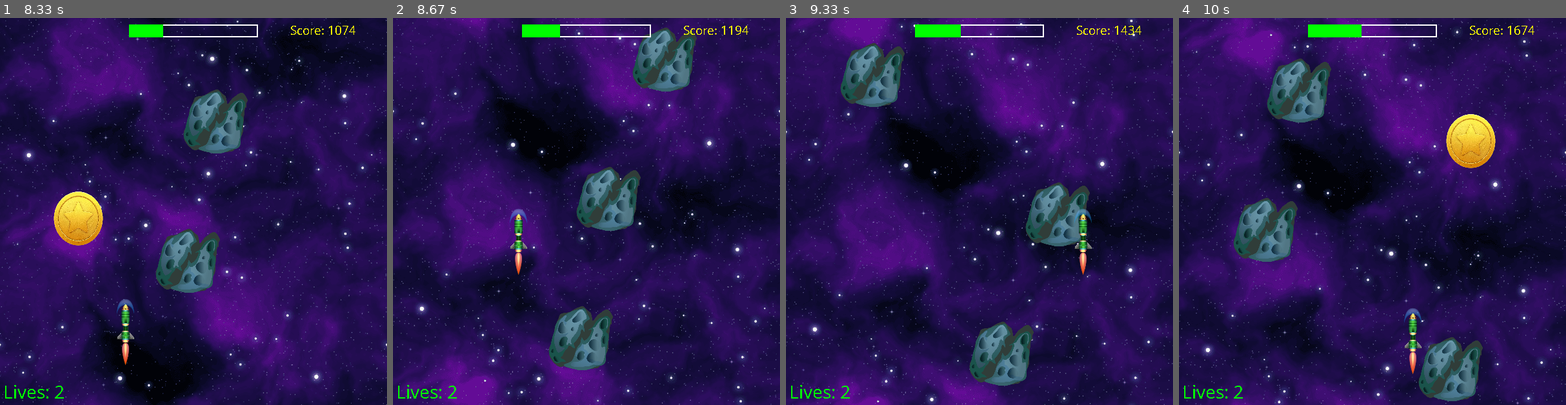
Above: before the commit, frames 1-4 (left to right).
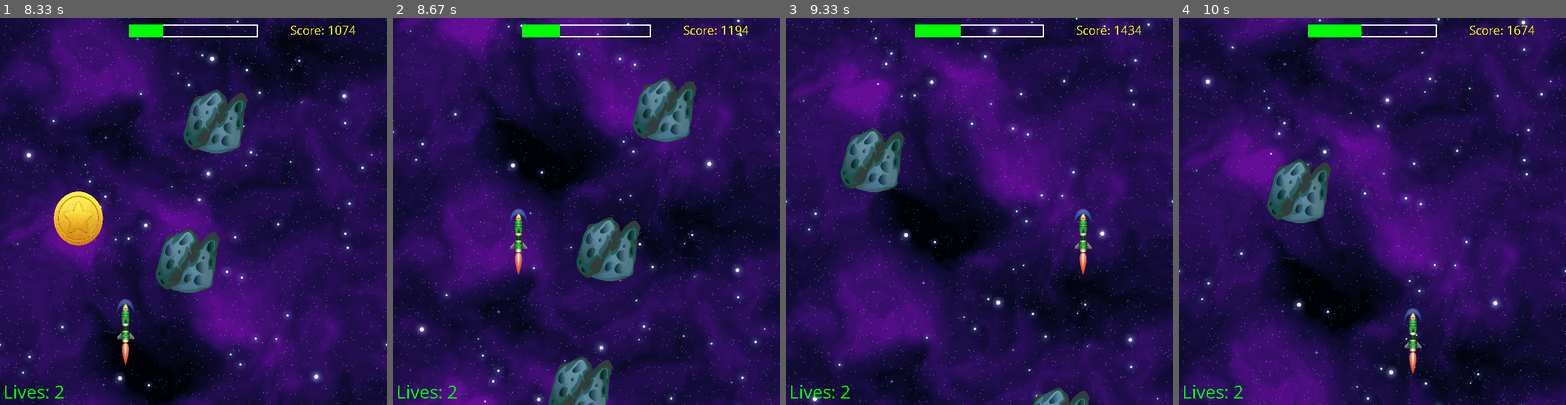
Above: after the commit, the same moments.

Repository: AndrewFagan04/CS_370_AwexomeCross
Game: pygame game, started from Cycle_2/main.py
Two runs of this game, one before a commit and one after it. Both use one fixed random seed, a clock stepped at 60 frames per second and the inputs below.
Inputs:
- Up to frame 1 (8.33 s): click "Play" at 0.38 s; hold D 0.67-1.13 s; hold W 1.17-1.47 s; hold D 1.5-1.97 s; hold A 2-2.53 s; hold S 2.57-2.87 s; hold A 2.9-3.3 s; hold W 3.33-3.7 s; hold D 3.73-4.37 s; hold S 4.4-4.77 s; hold A 4.8-5.27 s; click "Try again" at 5.35 s; hold D 5.63-6.1 s; hold W 6.13-6.43 s; hold D 6.47-6.93 s; hold A 6.97-7.5 s; hold S 7.53-7.83 s; hold A 7.87-8.27 s; hold W from 8.3 s (still down)
- Up to frame 2 (8.67 s): keep holding W
- Up to frame 3 (9.33 s): release W at 8.67 s; hold D from 8.7 s (still down)
- Up to frame 4 (10 s): release D at 9.33 s; hold S 9.37-9.73 s; hold A from 9.77 s (still down)

Frame 1 is identical in both runs. In frame 2, 33% of the frame differs, in the area x 0-100%, y 0-100%; in frame 3, 57%; in frame 4, 60%.

Commit message:
fixed some speed things with obstacles and powerups

Diff:
--- a/Cycle_2/main.py
+++ b/Cycle_2/main.py
@@ -19,6 +19,8 @@
 timing = 1
 timer = pygame.time.Clock()
 obstacle_speed = 3
+powerup_speed = 3
+game_speed = 6
 obstacle_interval = 600  # how fast obstacles spawn
 #powerup_interval = random.randint(2000, 5000)
 powerup_interval = 2000
@@ -91,7 +93,7 @@
                 powerup_spawned = False
                 while not powerup_spawned:
                     # make powerup
-                    new_powerup = Invincibility(obstacle_speed, WIDTH, LENGTH)
+                    new_powerup = Invincibility(powerup_speed, WIDTH, LENGTH)
 
                     # check collision with obstacle
                     collided_obstacles = pygame.sprite.spritecollide(new_powerup, obstacle_group, dokill=False)
@@ -167,12 +169,22 @@
         if powerup_active:
             current_ticks = pygame.time.get_ticks()
             if current_ticks - powerup_start_time < powerup_duration:
-                y += 10  # Example effect: double speed
+                y += game_speed * 2  # Example effect: double speed
+
                 invincible = True
+                for obstacle in obstacle_group:
+                    obstacle.speed = obstacle_speed * 2
+                for powerup in powerup_group:
+                    powerup.speed = powerup_speed * 2
             else:
                 powerup_active = False
                 invincible = False
+
                 y += 6  # Reset speed to normal
+                for obstacle in obstacle_group:
+                    obstacle.speed = obstacle_speed
+                for powerup in powerup_group:
+                    powerup.speed = powerup_speed
 
 
         # Finish line
--- a/Cycle_2/powerups.py
+++ b/Cycle_2/powerups.py
@@ -4,7 +4,7 @@
 #mostly same as Obstacle.py
 
 class Invincibility(pygame.sprite.Sprite):
-    def __init__(self, obstacle_speed, WIDTH, LENGTH):
+    def __init__(self, powerup_speed, WIDTH, LENGTH):
         super().__init__()
         #self.image = pygame.image.load("C:/Users/Danyal/CS_370_danyalm/CS_370_AwexomeCross/Cycle/sprites/coin.png")
         self.image = pygame.image.load(join('Cycle_2/sprites',"goldcoin22.png"))
@@ -13,7 +13,7 @@
         self.rect = self.image.get_rect()
         self.rect.x = random.randint(0, WIDTH - self.rect.width)
         self.rect.y = -self.rect.height
-        self.speed = obstacle_speed
+        self.speed = powerup_speed
         self.LENGTH = LENGTH
 
     def update(self):
